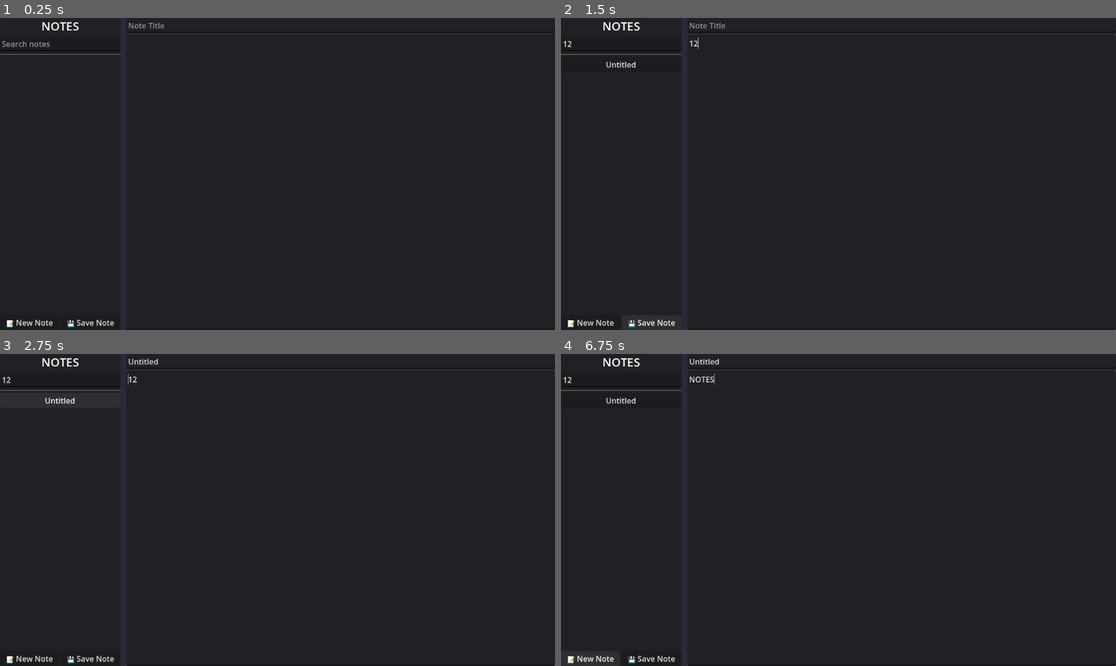
Above: before the commit, frames 1-4 (two rows, left to right).
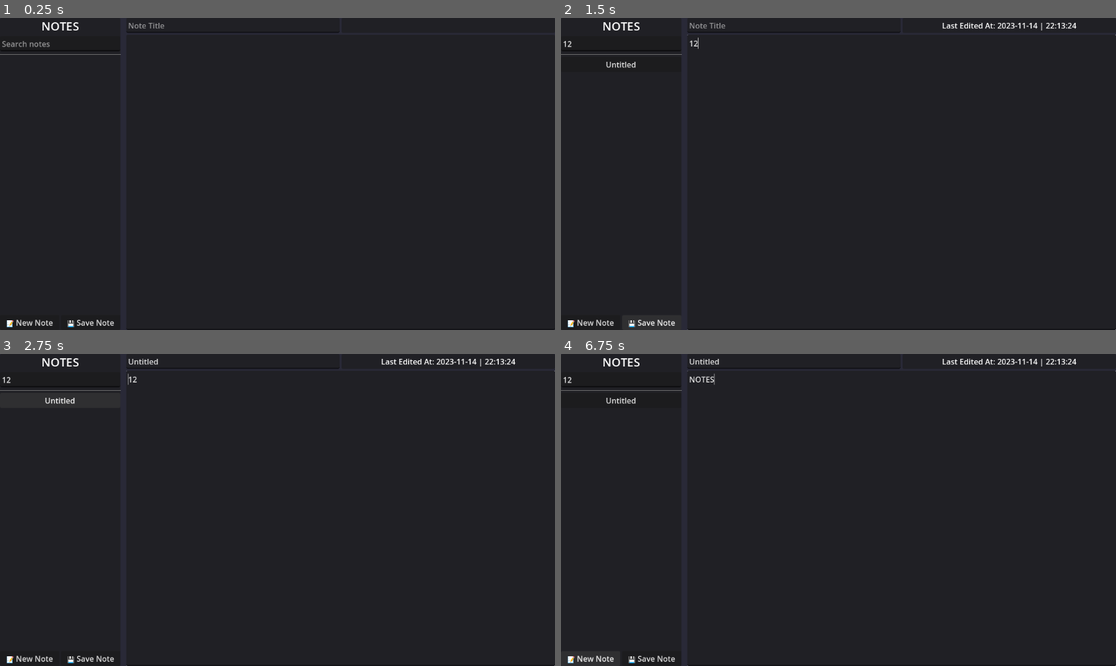
Above: after the commit, the same moments.

Repository: FroglightInteractive/FroglightNotes
Game: Godot game, scene res://scenes/main_window.tscn
Same seed, same stepped clock (60 frames per second), same inputs: the game is played once before the commit and once after it.
Inputs (mouse positions are in pixels of both pictures, inside the frame that each line leads up to):
- Up to frame 1 (0.25 s): no input
- Up to frame 2 (1.5 s): click (622, 42) at 0.52 s; type "12" at 0.6 s; click (899, 183) at 0.75 s; type "12" at 0.83 s; click "💾 Save Note" at 1.25 s
- Up to frame 3 (2.75 s): click "Untitled" at 2 s
- Up to frame 4 (6.75 s): click "📝 New Note" at 2.75 s; click "📝 New Note" at 3.5 s; click "Untitled" at 4.25 s; click "Untitled" at 5 s; click "📝 New Note" at 5.75 s; type "NOTES" at 6.5 s

The runs differ from the first frame. In frame 1, less than 0.1% of the frame differs, in the area x 61-62%, y 4-5%; in frame 2, 0.2%, in the area x 61-93%, y 1-5%; in frame 3, 0.2%; in frame 4, 0.2%.

Commit message:
add last edited at label

Diff:
--- a/scenes/main_window.tscn
+++ b/scenes/main_window.tscn
@@ -101,9 +101,28 @@
 custom_minimum_size = Vector2(500, 0)
 layout_mode = 2
 
-[node name="NotesTitle" type="LineEdit" parent="VBoxContainer/MainUI/HSplitContainer/VBoxContainer"]
+[node name="HBoxContainer" type="HBoxContainer" parent="VBoxContainer/MainUI/HSplitContainer/VBoxContainer"]
 layout_mode = 2
+
+[node name="NotesTitle" type="LineEdit" parent="VBoxContainer/MainUI/HSplitContainer/VBoxContainer/HBoxContainer"]
+layout_mode = 2
+size_flags_horizontal = 3
 placeholder_text = "Note Title"
+
+[node name="Panel" type="Panel" parent="VBoxContainer/MainUI/HSplitContainer/VBoxContainer/HBoxContainer"]
+layout_mode = 2
+size_flags_horizontal = 3
+
+[node name="DateCreatedLabel" type="Label" parent="VBoxContainer/MainUI/HSplitContainer/VBoxContainer/HBoxContainer/Panel"]
+layout_mode = 1
+anchors_preset = 15
+anchor_right = 1.0
+anchor_bottom = 1.0
+grow_horizontal = 2
+grow_vertical = 2
+size_flags_horizontal = 3
+horizontal_alignment = 1
+vertical_alignment = 1
 
 [node name="NotesEditor" type="TextEdit" parent="VBoxContainer/MainUI/HSplitContainer/VBoxContainer"]
 layout_mode = 2
--- a/scripts/main_window.gd
+++ b/scripts/main_window.gd
@@ -2,10 +2,11 @@
 
 # node declarations
 @onready var notes_container: VBoxContainer = $VBoxContainer/MainUI/HSplitContainer/NoteList/VBoxContainer/ScrollContainer/NotesContainer
-@onready var notes_title: LineEdit = $VBoxContainer/MainUI/HSplitContainer/VBoxContainer/NotesTitle
 @onready var notes_editor: TextEdit = $VBoxContainer/MainUI/HSplitContainer/VBoxContainer/NotesEditor
 @onready var save_note: Button = $VBoxContainer/MainUI/HSplitContainer/NoteList/VBoxContainer/GridContainer/SaveNote
 @onready var new_note: Button = $VBoxContainer/MainUI/HSplitContainer/NoteList/VBoxContainer/GridContainer/NewNote
+@onready var notes_title: LineEdit = $VBoxContainer/MainUI/HSplitContainer/VBoxContainer/HBoxContainer/NotesTitle
+@onready var date_created_label: Label = $VBoxContainer/MainUI/HSplitContainer/VBoxContainer/HBoxContainer/Panel/DateCreatedLabel
 
 # directory where notes will be saved to/loaded from
 const NOTES_DIR: String = "user://notes/"
@@ -74,10 +75,12 @@
 
 	var title = data.get("title", "")
 	var content = data.get("content", "")
+	var edited_at = data.get("edited_at", "").replace("T", " | ")
 
 	# insert data from file into editor
 	notes_title.text = title
 	notes_editor.text = content
+	date_created_label.text = "Last Edited At: " + edited_at
 
 
 func _save_current_note() -> void:
@@ -100,7 +103,7 @@
 	var data = {
 		"title": title,
 		"content": notes_editor.text,
-		"created_at": Time.get_datetime_string_from_system()
+		"edited_at": Time.get_datetime_string_from_system()
 	}
 
 	# save data to file
@@ -112,6 +115,7 @@
 
 		current_note_path = file_name
 		_load_notes()
+		date_created_label.text = "Last Edited At: " + data.get("edited_at", "").replace("T", " | ")
 	else:
 		push_error("Failed to save note to: " + file_name)
 
